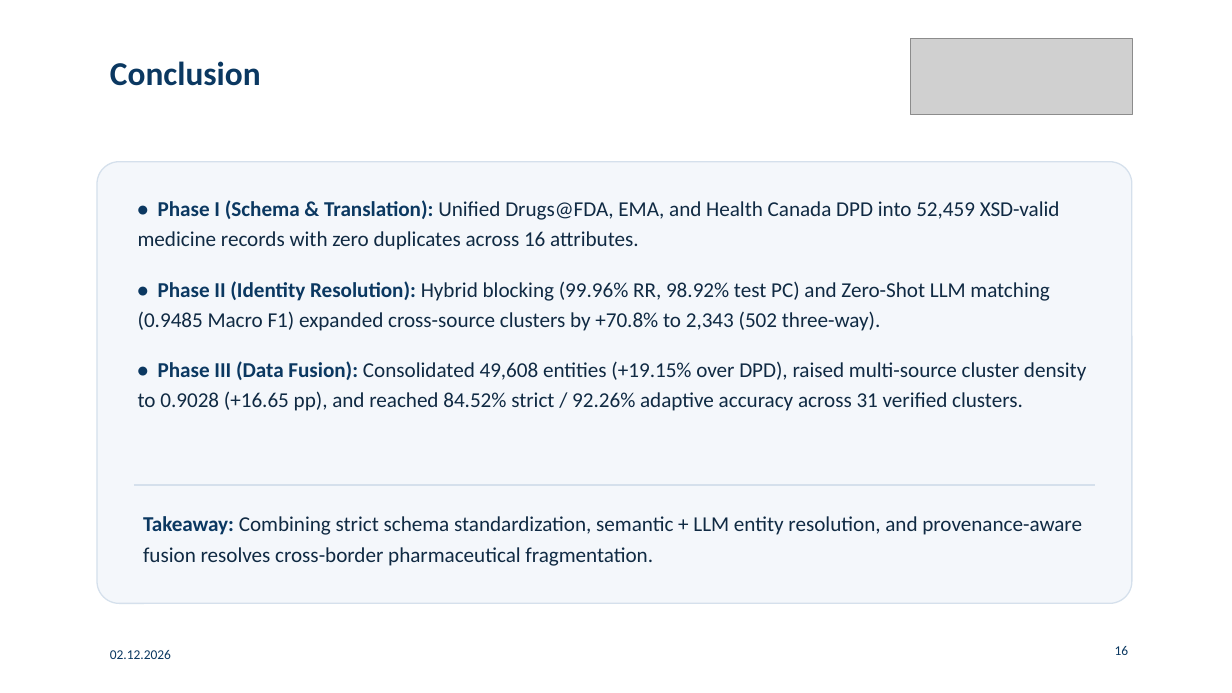
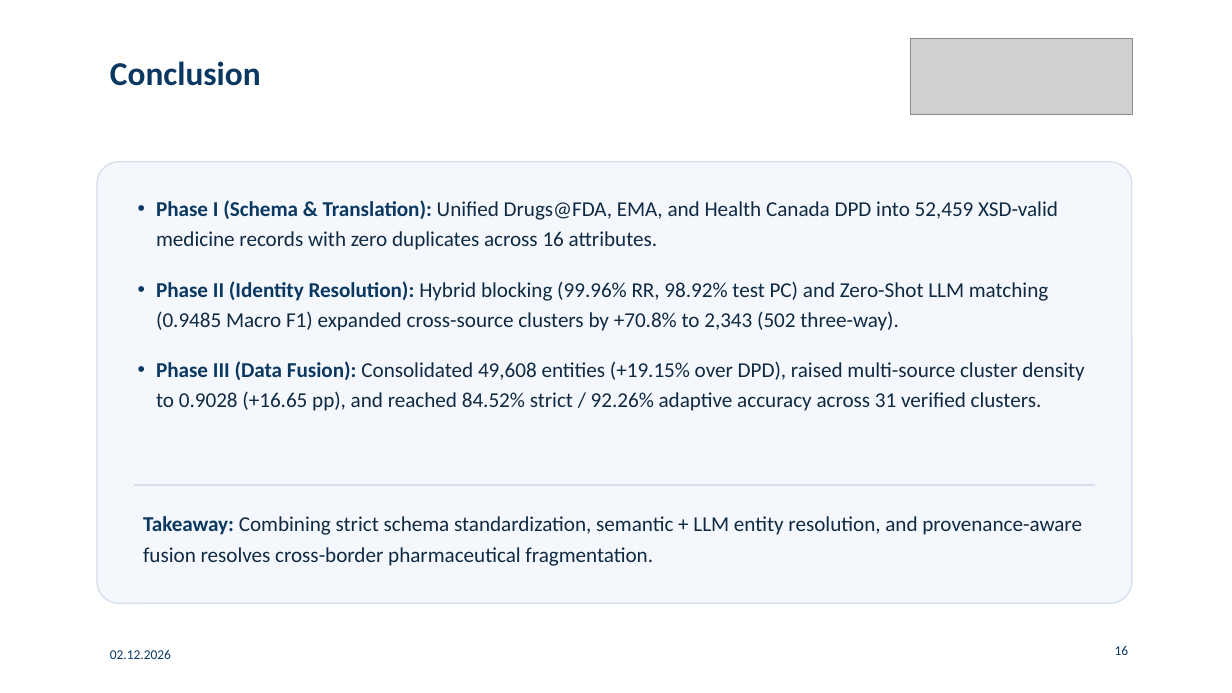
Before and after one commit to gabegagster/wdi-drug-integration, a slide deck: slide 16 of docs/presentation/wdi_drug_integration_presentation.pptx. Drawn at 1232x693 pixels with LibreOffice and Linux fonts; fonts in the diff are those of the drawing; grey boxes stand for pictures. Boxes give left, top, right and bottom in pixels: in the first picture for what was removed or moved away, otherwise in the second. Text is boxed around its words. In the diff, an @@ line names an element or a change of style, - is before the commit and + after.

Commit message:
docs(presentation): fix Phase III bullet style and unify hanging bullet alignment

```diff
--- a/docs/presentation/wdi_drug_integration_presentation.pptx
+++ b/docs/presentation/wdi_drug_integration_presentation.pptx
@@ text at (x1=156, y1=200, x2=1084, y2=411): text changed @@
-• Phase I (Schema & Translation): Unified Drugs@FDA, EMA, and Health Canada DPD into 52,459 XSD-valid medicine records with zero duplicates across 16 attributes.
-• Phase II (Identity Resolution): Hybrid blocking (99.96% RR, 98.92% test PC) and Zero-Shot LLM matching (0.9485 Macro F1) expanded cross-source clusters by +70.8% to 2,343 (502 three-way).
-• Phase III (Data Fusion): Consolidated 49,608 entities (+19.15% over DPD), raised multi-source cluster density to 0.9028 (+16.65 pp), and reached 84.52% strict / 92.26% adaptive accuracy across 31 verified clusters.
+• Phase I (Schema & Translation): Unified Drugs@FDA, EMA, and Health Canada DPD into 52,459 XSD-valid medicine records with zero duplicates across 16 attributes.
+• Phase II (Identity Resolution): Hybrid blocking (99.96% RR, 98.92% test PC) and Zero-Shot LLM matching (0.9485 Macro F1) expanded cross-source clusters by +70.8% to 2,343 (502 three-way).
+• Phase III (Data Fusion): Consolidated 49,608 entities (+19.15% over DPD), raised multi-source cluster density to 0.9028 (+16.65 pp), and reached 84.52% strict / 92.26% adaptive accuracy across 31 verified clusters.
```
Also in this commit, not shown: 11 other slides changed, 1 other file.
